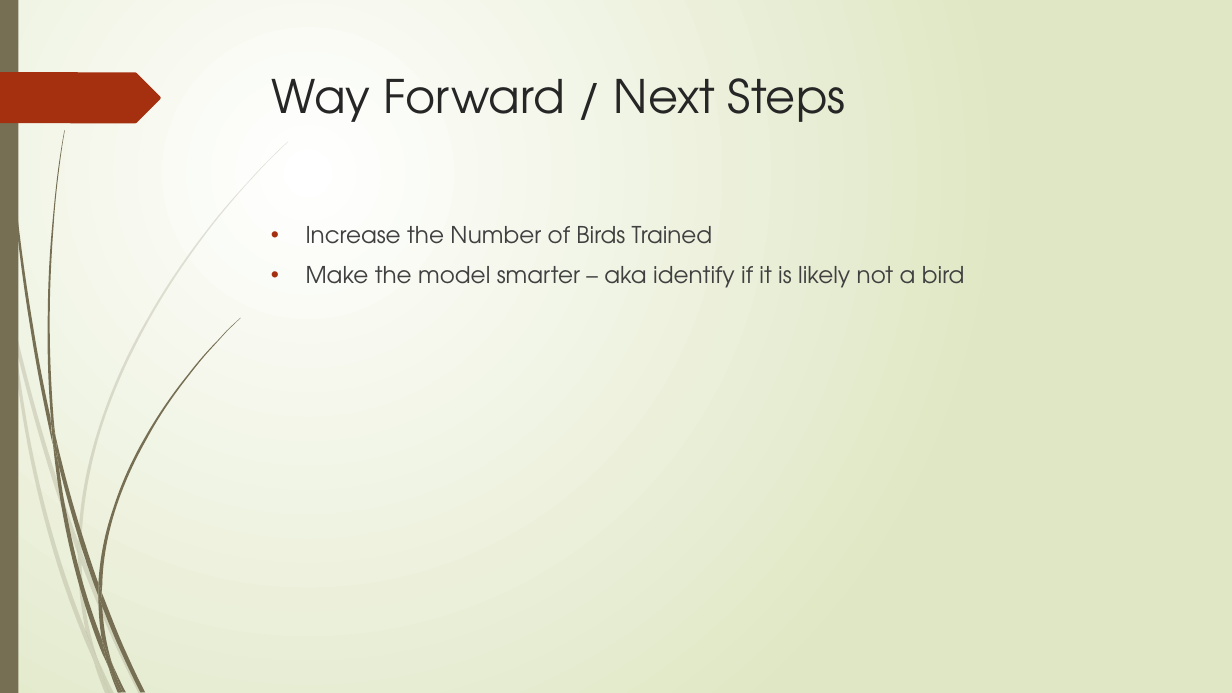
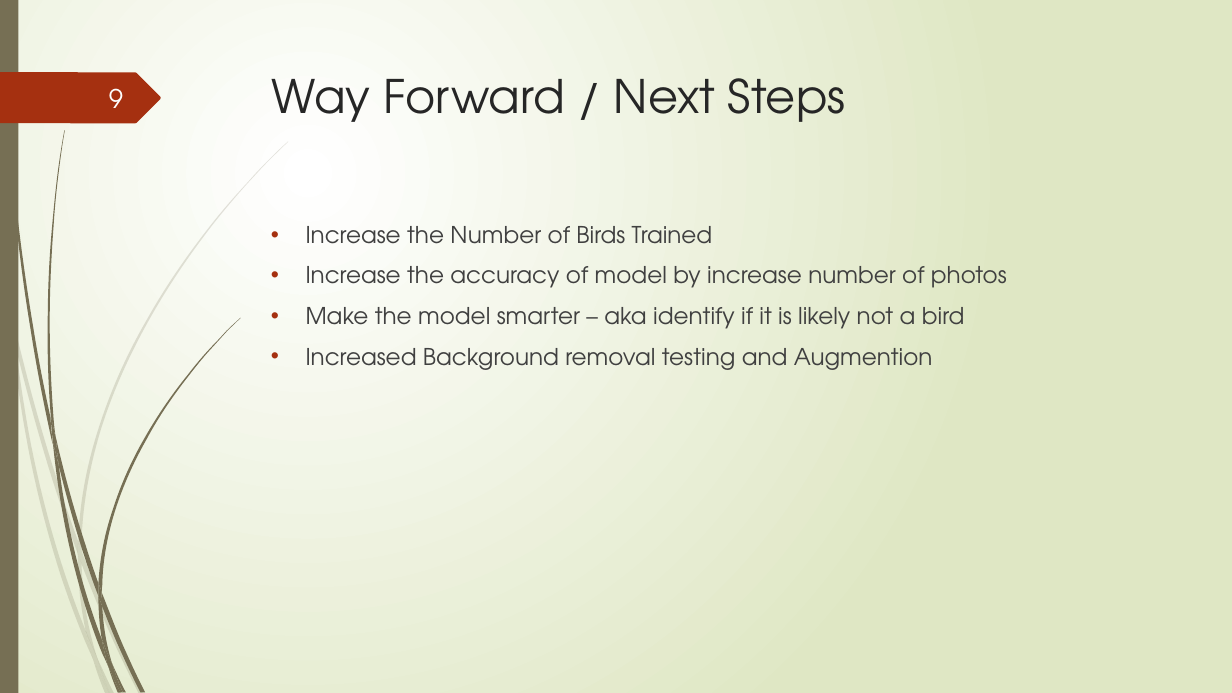
Before and after one commit to CrystalRae90/Machine_Learning_Project, a slide deck: slide 9 of Presentation.pptx (slide 7 before the commit). Drawn at 1232x693 pixels with LibreOffice and Linux fonts; fonts in the diff are those of the drawing. Boxes give left, top, right and bottom in pixels: in the first picture for what was removed or moved away, otherwise in the second. Text is boxed around its words. In the diff, an @@ line names an element or a change of style, - is before the commit and + after.

```diff
--- a/Presentation.pptx
+++ b/Presentation.pptx
@@ page number added at box(109, 88, 123, 108), 20 pt, text #FEFFFF @@
+9
@@ text at box(306, 266, 1007, 288): paragraph added @@
+• Increase the accuracy of model by increase number of photos
@@ text at box(306, 348, 933, 370): paragraph added @@
+• Increased Background removal testing and Augmention
```
Also in this commit, not shown: 7 other slides changed, 3 slides added, 1 slide removed.
